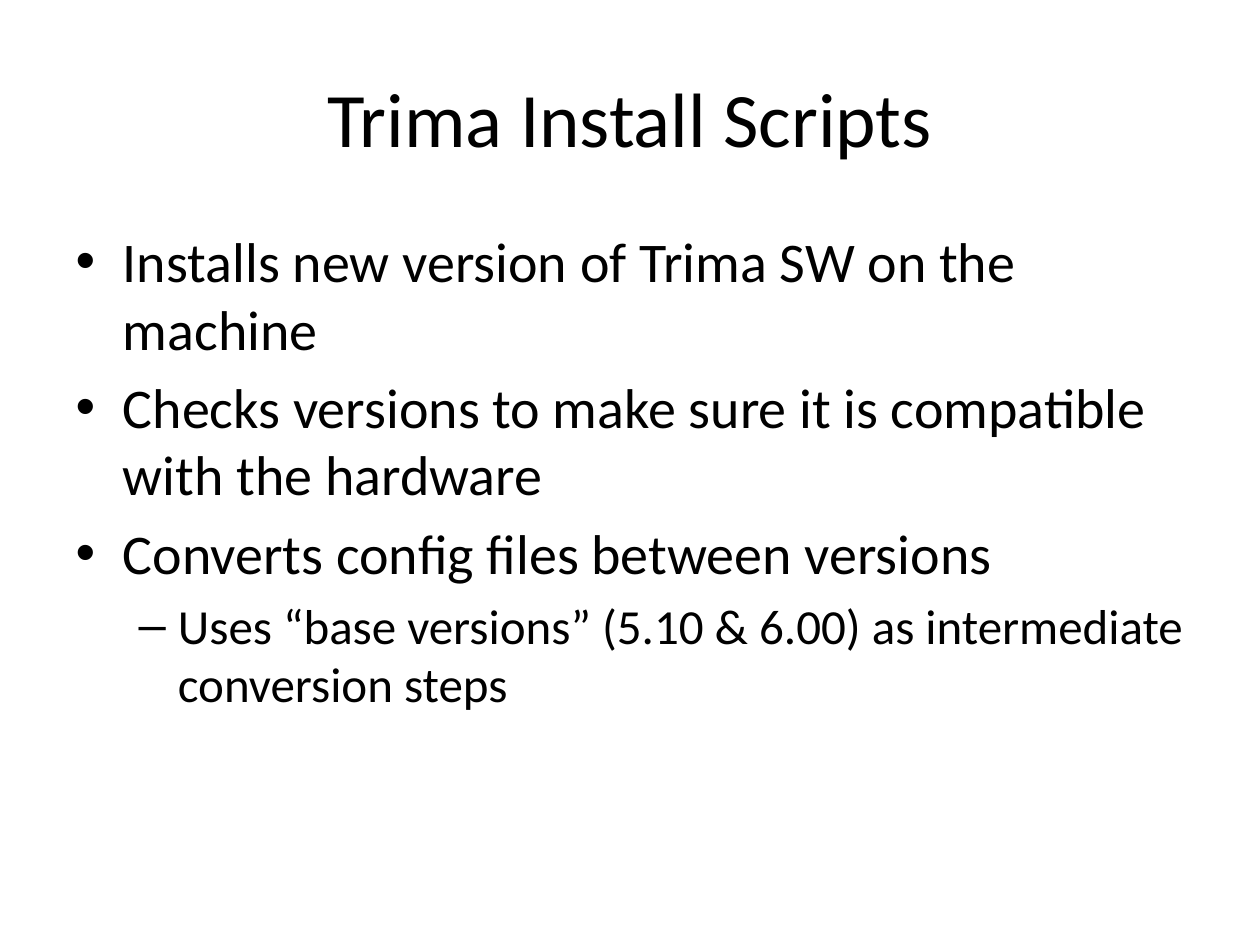
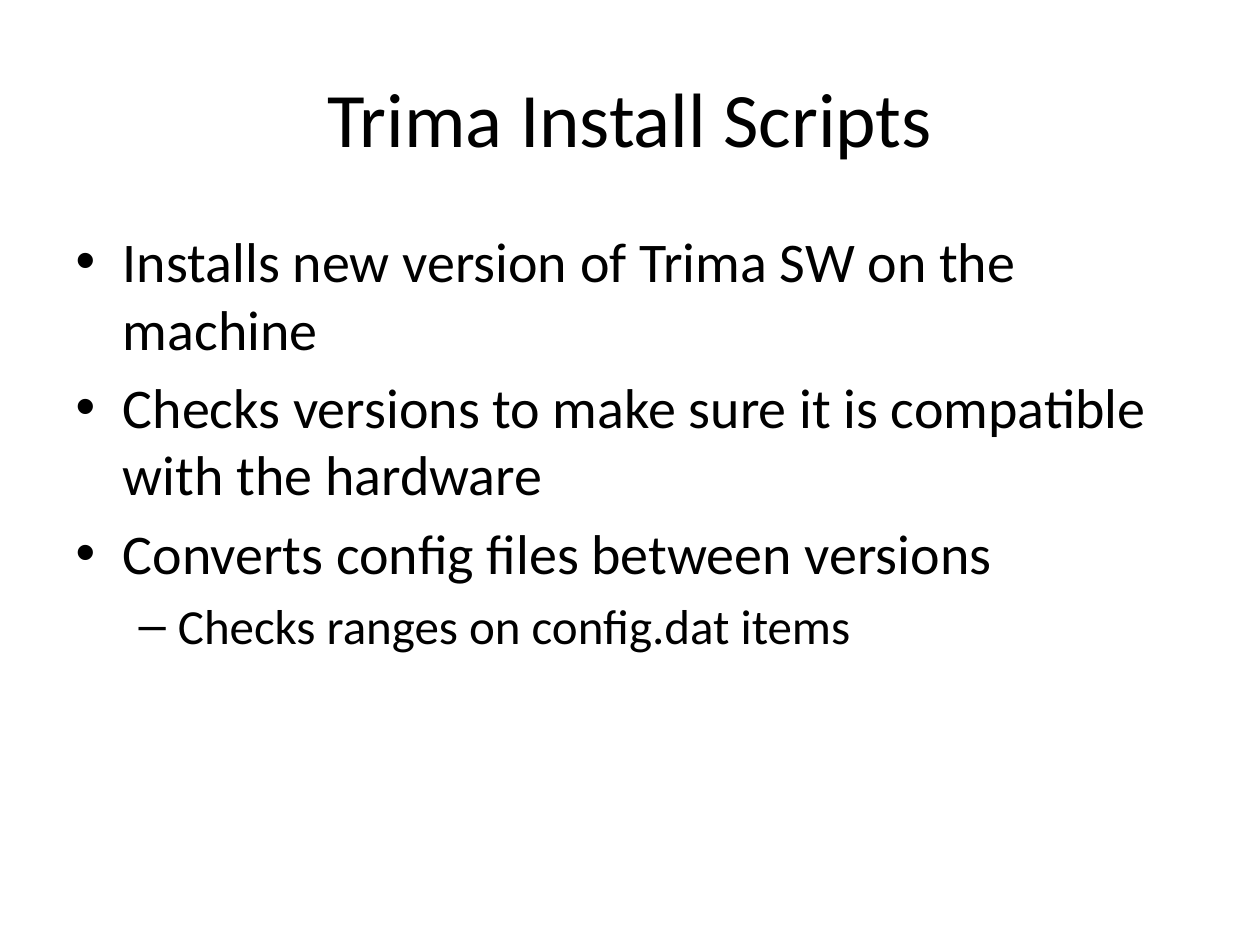
Before and after one commit to ebadusb/Install, a slide deck: slide 1 of Trima Install Scripts.pptx. Drawn at 1260x945 pixels with LibreOffice and Linux fonts; fonts in the diff are those of the drawing. Boxes give left, top, right and bottom in pixels: in the first picture for what was removed or moved away, otherwise in the second. Text is boxed around its words. In the diff, an @@ line names an element or a change of style, - is before the commit and + after.

Commit message:
Updated for new Install architecture.
[git-p4: depot-paths = "//depot/main/embedded/Trima/Install/": change = 56884]

```diff
--- a/Trima Install Scripts.pptx
+++ b/Trima Install Scripts.pptx
@@ background #D2D2D2 to #FFFFFF @@
@@ text at (x1=178, y1=610, x2=851, y2=653): text changed @@
-  – Uses “base versions” (5.10 & 6.00) as intermediate conversion steps
+  – Checks ranges on config.dat items
```
Also in this commit, not shown: 8 other slides changed, 3 slides removed.
